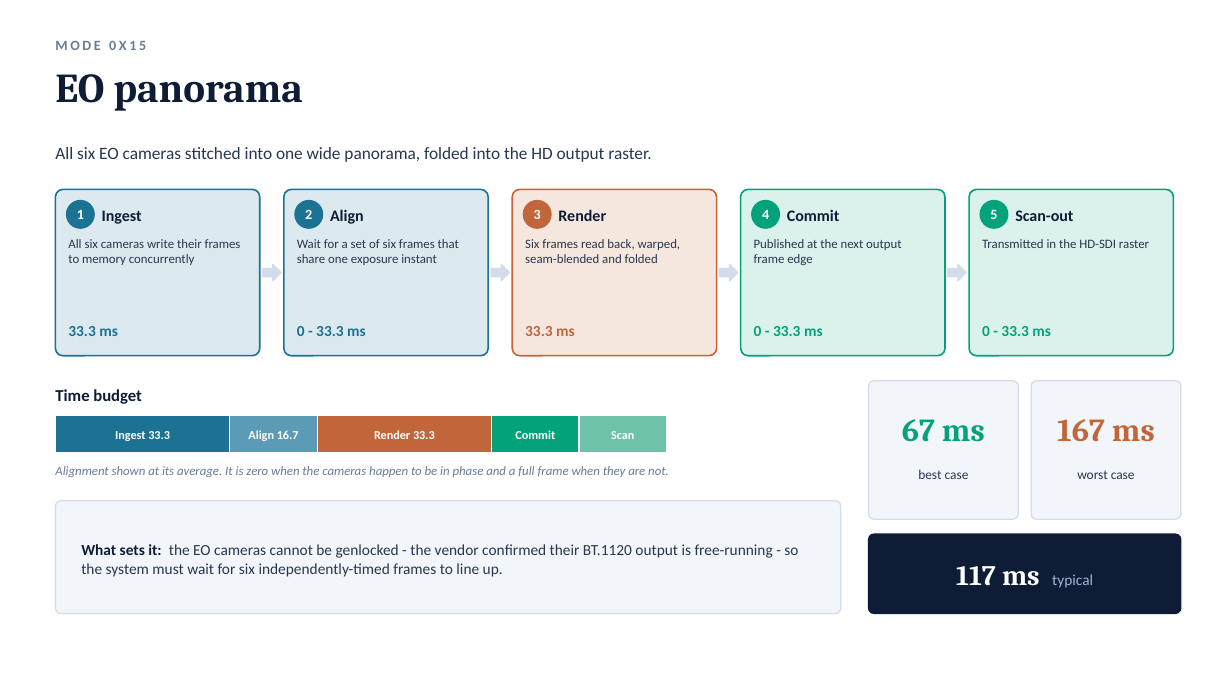
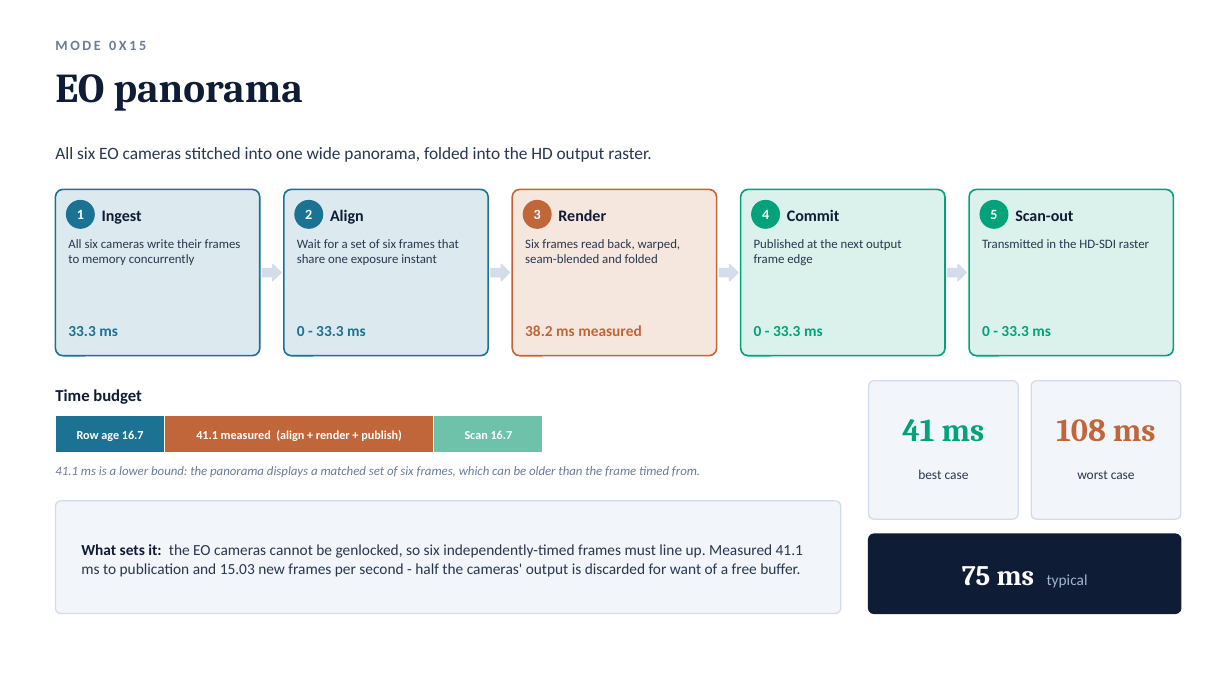
Before and after one commit to auuais/EO_Panorama_V19_M1, a slide deck: slide 5 of docs/latency/EO_IR_Panorama_Latency_Analysis.pptx. Drawn at 1232x693 pixels with LibreOffice and Linux fonts; fonts in the diff are those of the drawing. Boxes give left, top, right and bottom in pixels: in the first picture for what was removed or moved away, otherwise in the second. Text is boxed around its words. In the diff, an @@ line names an element or a change of style, - is before the commit and + after.

```diff
--- a/docs/latency/EO_IR_Panorama_Latency_Analysis.pptx
+++ b/docs/latency/EO_IR_Panorama_Latency_Analysis.pptx
@@ text at <box>525,325,642,336</box>: text changed @@
-33.3 ms
+38.2 ms measured
@@ rectangle: place and size @@
-rectangle at <box>55,416,230,453</box>
+rectangle at <box>55,416,165,453</box>
@@ rectangle: place and size @@
-rectangle at <box>230,416,318,453</box>
+rectangle at <box>165,416,433,453</box>
@@ rectangle at <box>165,416,433,453</box>: fill #5C9BB5 to #C1663A @@
@@ rectangle: place and size @@
-rectangle at <box>317,416,492,453</box>
+rectangle at <box>433,416,543,453</box>
@@ rectangle at <box>433,416,543,453</box>: fill #C1663A to #6FC2AA @@
@@ rectangle removed at <box>492,416,579,453</box> @@
@@ rectangle removed at <box>579,416,667,453</box> @@
@@ text at <box>902,419,985,442</box>: text changed @@
-67 ms
+41 ms
@@ text at <box>1056,419,1156,442</box>: text changed @@
-167 ms
+108 ms
@@ text at <box>77,430,144,441</box>: text changed @@
-Ingest 33.3
+Row age 16.7
@@ text at <box>196,430,402,441</box>: text changed @@
-Align 16.7
+41.1 measured (align + render + publish)
@@ text at <box>465,430,513,439</box>: text changed @@
-Render 33.3
+Scan 16.7
@@ text removed at <box>515,430,555,439</box> @@
-Commit
@@ text removed at <box>611,431,634,439</box> @@
-Scan
@@ text at <box>55,466,700,477</box>: text changed @@
-Alignment shown at its average. It is zero when the cameras happen to be in phase and a full frame when they are not.
+41.1 ms is a lower bound: the panorama displays a matched set of six frames, which can be older than the frame timed from.
@@ text at <box>81,544,803,577</box>: text changed @@
-What sets it: the EO cameras cannot be genlocked - the vendor confirmed their BT.1120 output is free-running - so the system must wait for six independently-timed frames to line up.
+What sets it: the EO cameras cannot be genlocked, so six independently-timed frames must line up. Measured 41.1 ms to publication and 15.03 new frames per second - half the cameras' output is discarded for want of a free buffer.
@@ text at <box>962,566,1088,588</box>: text changed @@
-117 ms typical
+75 ms typical
```
Also in this commit, not shown: 7 other slides changed, 3 other files.
